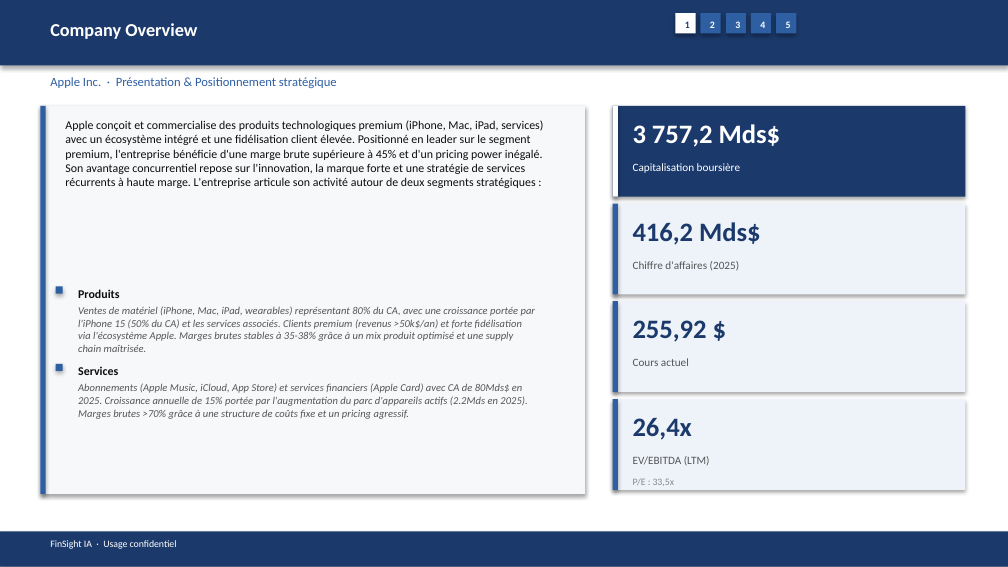
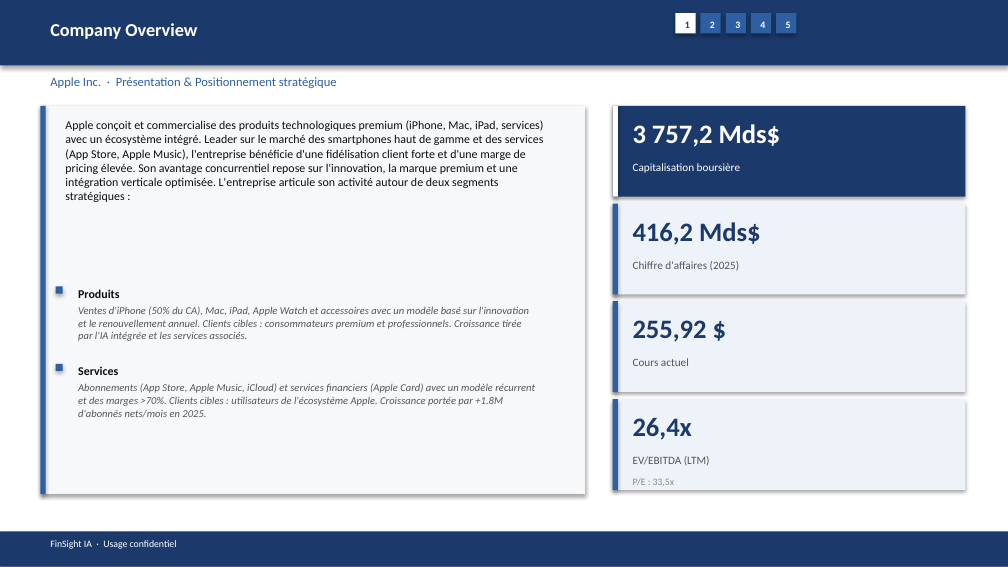
Before and after one commit to baptistejeh07-art/finsight-ia, a slide deck: slide 5 of preview/AAPL/AAPL_pitchbook.pptx. Drawn at 1008x567 pixels with LibreOffice and Linux fonts; fonts in the diff are those of the drawing. Boxes give left, top, right and bottom in pixels: in the first picture for what was removed or moved away, otherwise in the second. Text is boxed around its words. In the diff, an @@ line names an element or a change of style, - is before the commit and + after.

```diff
--- a/preview/AAPL/AAPL_pitchbook.pptx
+++ b/preview/AAPL/AAPL_pitchbook.pptx
@@ text at (65,120,544,202): text changed @@
-Apple conçoit et commercialise des produits technologiques premium (iPhone, Mac, iPad, services) avec un écosystème intégré et une fidélisation client élevée. Positionné en leader sur le segment premium, l'entreprise bénéficie d'une marge brute supérieure à 45% et d'un pricing power inégalé. Son avantage concurrentiel repose sur l'innovation, la marque forte et une stratégie de services récurrents à haute marge. L'entreprise articule son activité autour de deux segments stratégiques :
+Apple conçoit et commercialise des produits technologiques premium (iPhone, Mac, iPad, services) avec un écosystème intégré. Leader sur le marché des smartphones haut de gamme et des services (App Store, Apple Music), l'entreprise bénéficie d'une fidélisation client forte et d'une marge de pricing élevée. Son avantage concurrentiel repose sur l'innovation, la marque premium et une intégration verticale optimisée. L'entreprise articule son activité autour de deux segments stratégiques :
@@ text at (78,306,529,341): text changed @@
-Ventes de matériel (iPhone, Mac, iPad, wearables) représentant 80% du CA, avec une croissance portée par l'iPhone 15 (50% du CA) et les services associés. Clients premium (revenus >50k$/an) et forte fidélisation via l'écosystème Apple. Marges brutes stables à 35-38% grâce à un mix produit optimisé et une supply chain maîtrisée.
+Ventes d'iPhone (50% du CA), Mac, iPad, Apple Watch et accessoires avec un modèle basé sur l'innovation et le renouvellement annuel. Clients cibles : consommateurs premium et professionnels. Croissance tirée par l'IA intégrée et les services associés.
@@ text at (78,383,535,418): text changed @@
-Abonnements (Apple Music, iCloud, App Store) et services financiers (Apple Card) avec CA de 80Mds$ en 2025. Croissance annuelle de 15% portée par l'augmentation du parc d'appareils actifs (2.2Mds en 2025). Marges brutes >70% grâce à une structure de coûts fixe et un pricing agressif.
+Abonnements (App Store, Apple Music, iCloud) et services financiers (Apple Card) avec un modèle récurrent et des marges >70%. Clients cibles : utilisateurs de l'écosystème Apple. Croissance portée par +1.8M d'abonnés nets/mois en 2025.
```
Also in this commit, not shown: 14 other slides changed, 4 other files.
